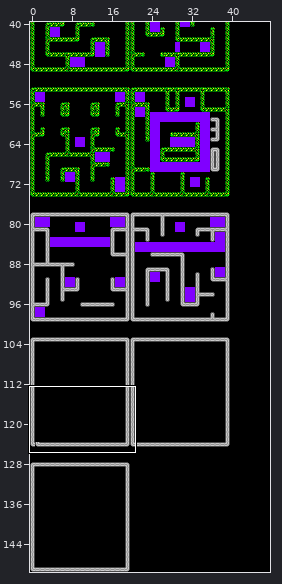
Tiled map, stored at game/assets/mapa.tmx. Above, an overview of the earlier version with the close-up marked.
Close-up. Old version:
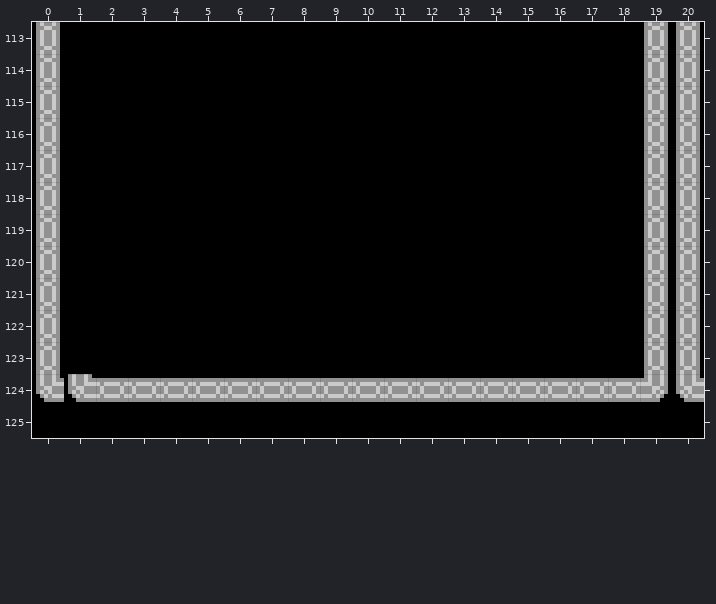
Cells are 8x8 px. Shown: x 0..20, y 113..125. The commit also changed other parts of the map, which this record leaves out.
The result:
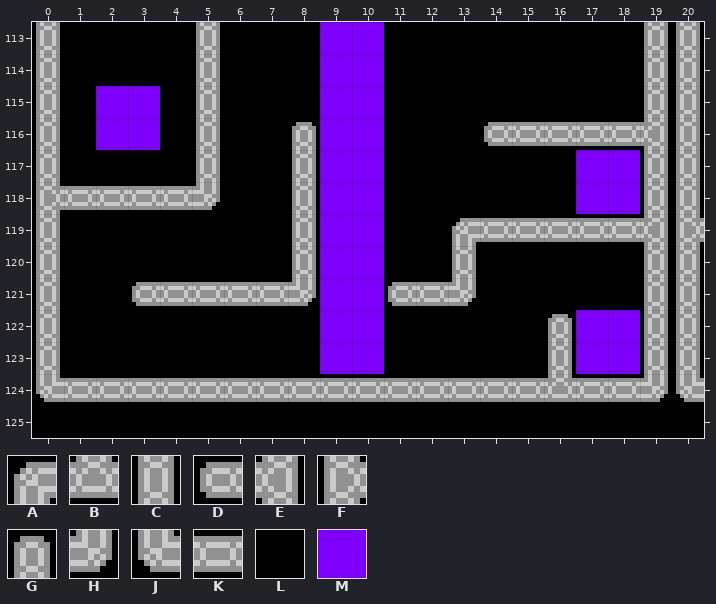
Key: from "tiles": A 16, B 18, C 20, D 22, E 23, F 24, G 26, H 27, J 28, K 29, L 36, M 37.
_ is an empty cell.
The exact change:
Layer "Capa de patrones 1":
Tile L gives way to tile A in row 119 at x 13.
Tile K gives way to tile B in row 124 at x 16.
Tile L gives way to tile C in rows 113 to 116 at x 5; in row 117 at x 5 and 8; in rows 118 to 119 at x 8; in row 120 at x 8 and 13; in row 123 at x 16.
Tile L gives way to tile D in row 116 at x 14; in row 121 at x 3 and 11.
Tile C gives way to tile E in row 116 at x 19; in row 119 at x 19.
Tile C gives way to tile F in row 118 at x 0; in row 119 at x 20.
Tile L gives way to tile G in row 116 at x 8; in row 122 at x 16.
Tile L gives way to tile H in row 118 at x 5; in row 121 at x 8 and 13.
Tile J gives way to tile K in row 124 at x 1.
Tile L gives way to tile K in row 116 at x 15 to 18; in row 118 at x 1 to 4; in row 119 at x 14 to 18; in row 121 at x 4 to 7 and 12.
Tile L gives way to tile M in rows 113 to 114 at x 9 to 10; in rows 115 to 116 at x 2 to 3 and 9 to 10; in rows 117 to 118 at x 9 to 10 and 17 to 18; in rows 119 to 121 at x 9 to 10; in rows 122 to 123 at x 9 to 10 and 17 to 18.
Where, in picture pixels (left, top, right, bottom), the same in both close-ups:
changed: (52, 22, 704, 402)
